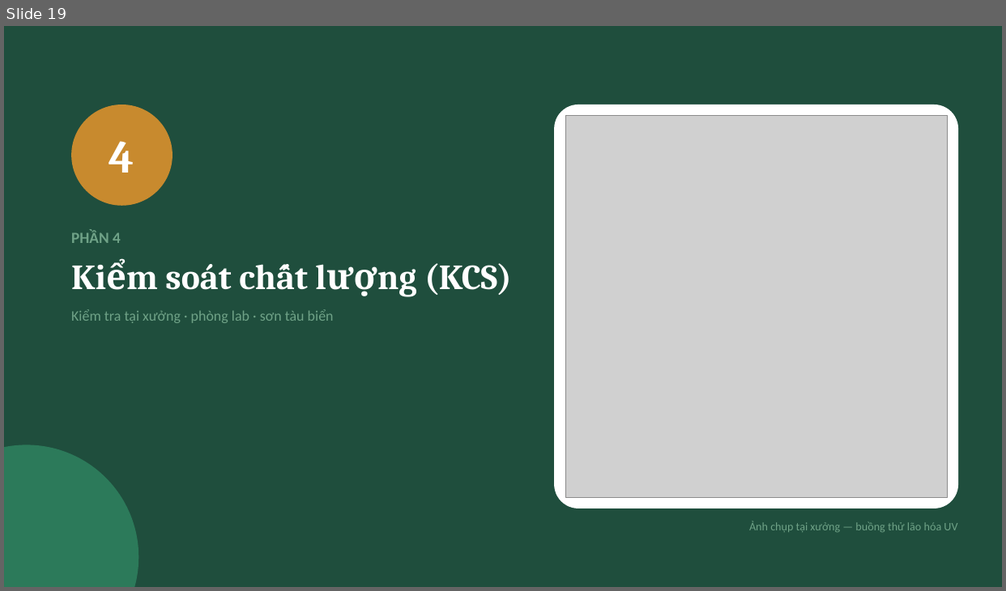
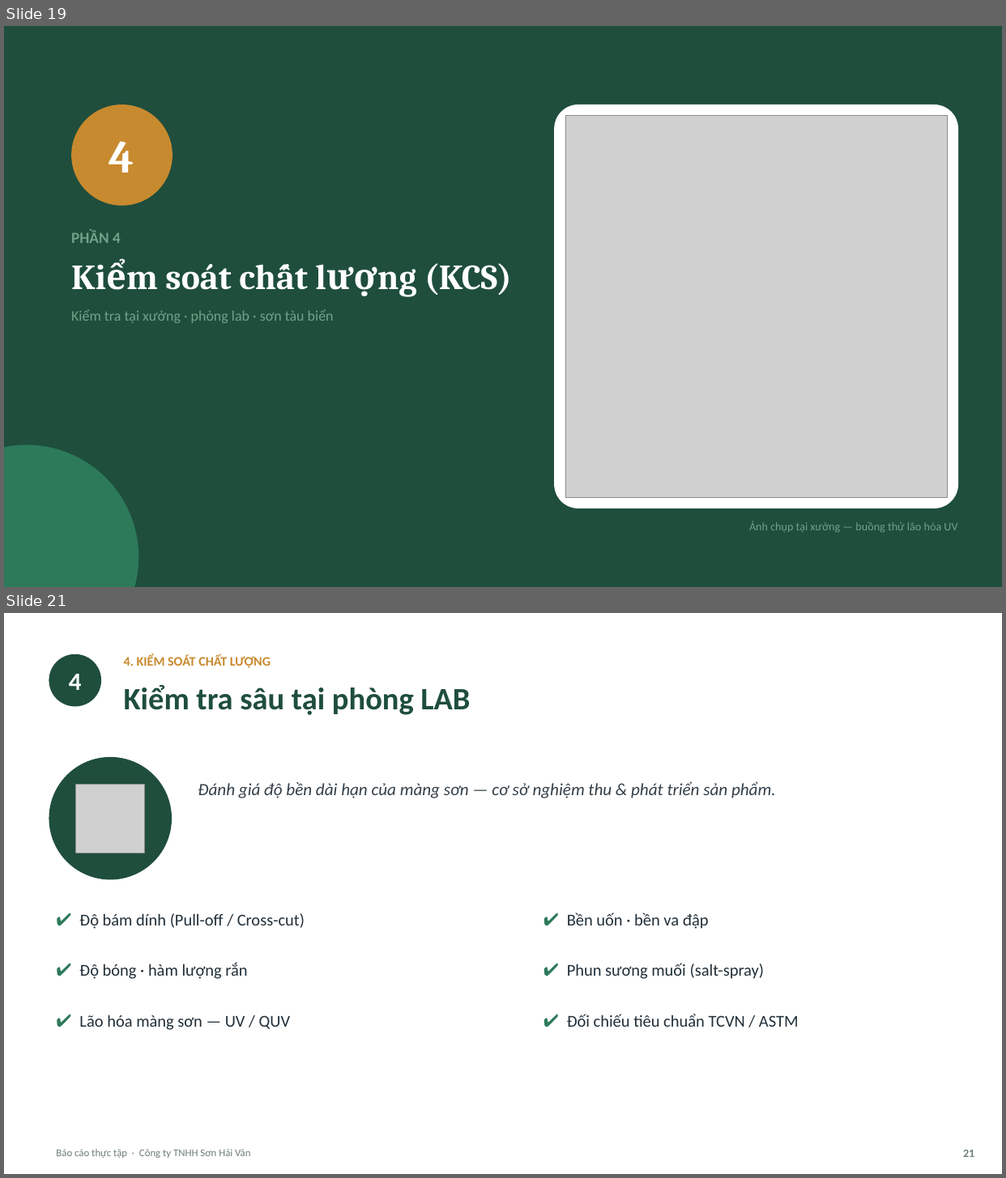
Before and after one commit to tranconcoder/pubic-resources, a slide deck: SuHeo/Báo cáo thực tập - Sơn Hải Vân.pptx. Shown one above the other, each under a label of ours: slide 19 before the commit, slides 19 and 21 after it; the slides between them are not shown. The pictures are 1006x591 and 1006x1178 pixels, drawn with LibreOffice and Linux fonts; fonts in the diff are those of the drawing; grey boxes stand for pictures. Boxes give left, top, right and bottom in pixels: in the first picture for what was removed or moved away, otherwise in the second. Text is boxed around its words. In the diff, an @@ line names an element or a change of style, - is before the commit and + after.

```diff
--- a/SuHeo/Báo cáo thực tập - Sơn Hải Vân.pptx
+++ b/SuHeo/Báo cáo thực tập - Sơn Hải Vân.pptx
@@ slide 21 added at [4, 613, 1002, 1174], background #FFFFFF @@
@@ ellipse added at [49, 654, 101, 707], fill #1F4E3D, 24 pt, text #FFFFFF, bold @@
+4
@@ text added at [124, 655, 270, 668], 12.5 pt, text #C88A2E, bold @@
+4. KIỂM SOÁT CHẤT LƯỢNG
@@ text added at [124, 685, 470, 715], 30 pt, text #1F4E3D, bold @@
+Kiểm tra sâu tại phòng LAB
@@ ellipse added at [49, 756, 172, 879], fill #1F4E3D @@
@@ text added at [198, 781, 776, 798], 16.5 pt, text #34404A, italic @@
+Đánh giá độ bền dài hạn của màng sơn — cơ sở nghiệm thu & phát triển sản phẩm.
@@ picture added at [76, 785, 145, 854] @@
@@ text added at [79, 914, 305, 929], 16 pt, text #22303A @@
+✔ Độ bám dính (Pull-off / Cross-cut)
@@ text added at [567, 913, 709, 929], 16 pt, text #22303A @@
+✔ Bền uốn · bền va đập
@@ text added at [79, 962, 247, 979], 16 pt, text #22303A @@
+✔ Độ bóng · hàm lượng rắn
@@ text added at [567, 963, 765, 979], 16 pt, text #22303A @@
+✔ Phun sương muối (salt-spray)
@@ text added at [79, 1015, 291, 1030], 16 pt, text #22303A @@
+✔ Lão hóa màng sơn — UV / QUV
@@ text added at [567, 1014, 799, 1027], 16 pt, text #22303A @@
+✔ Đối chiếu tiêu chuẩn TCVN / ASTM
@@ text added at [56, 1149, 250, 1158], 10 pt, text #6E7F77 @@
+Báo cáo thực tập · Công ty TNHH Sơn Hải Vân
@@ text added at [963, 1150, 974, 1157], 11 pt, text #6E7F77, bold @@
+21
```
Also in this commit, not shown: 10 slides changed, 1 other slide added, 1 other file.
